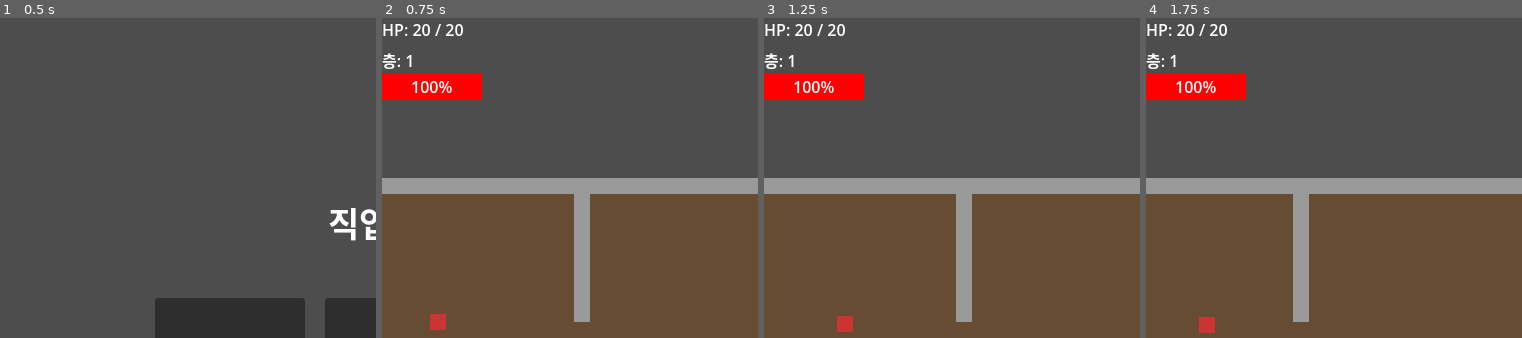
Above: before the commit, frames 1-4 (left to right).
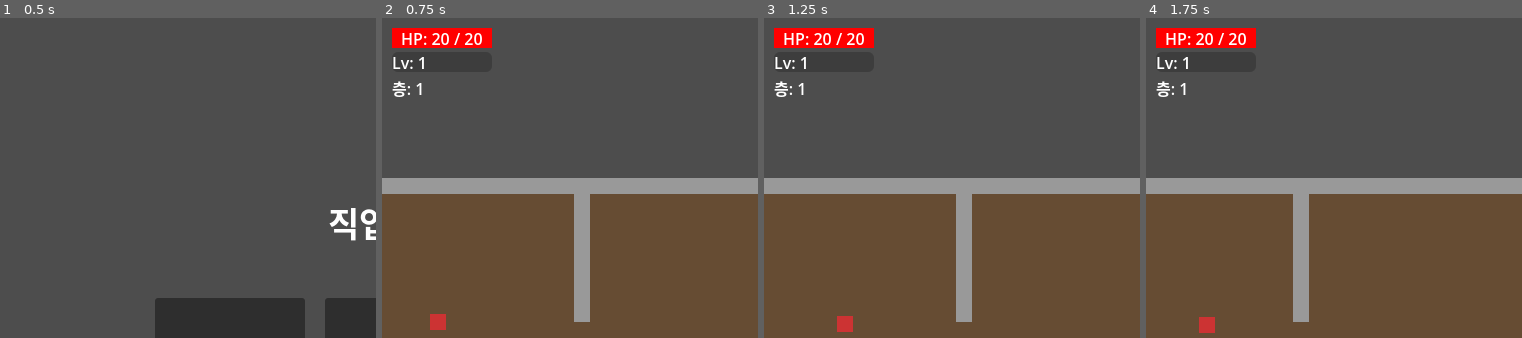
Above: after the commit, the same moments.

Repository: dmdoa12/MiniRouge
Game: Godot game, scene res://scenes/ui/class_select.tscn
Same seed, same stepped clock (60 frames per second), same inputs: the game is played once before the commit and once after it. The engine's default icon, where the game draws it, is replaced by a stand-in: a white triangle on a blue panel in a dark square.
Inputs:
- Up to frame 1 (0.5 s): no input
- Up to frame 2 (0.75 s): click "딜러" at 0.5 s
- Up to frame 3 (1.25 s): no input
- Up to frame 4 (1.75 s): hold Right (ui_right) from 1.28 s (still down); tap Z (attack) at 1.35 s
The pictures show only the part of the screen within x 0-50%, y 0-50%; the shares and areas given below are measured in that part.

Frame 1 is identical in both runs. In frame 2, 4.3% of the frame differs, in the area x 0-30%, y 1-26%; in frame 3, 4.3%; in frame 4, 4.3%.

Commit message:
경험치/레벨 시스템 구현 (적 처치 → XP → 레벨업 → 스탯 성장)
- LevelSystem 클래스: XP 누적, 레벨업 판정(while 루프), leveled_up 시그널
- 적 xp_reward 추가, 플레이어가 kill_enemy에서 XP 획득
- 레벨업 시 max_hp/attack 성장 (HP 희소성 위해 풀회복 X)
- HUD: StatusPanel(VBox)로 상태정보 정리, 바 안 텍스트, XP 바 트윈

Co-Authored-By: Claude Opus 4.8 <noreply@anthropic.com>

Diff:
--- a/scenes/ui/hud.tscn
+++ b/scenes/ui/hud.tscn
@@ -9,14 +9,46 @@
 [node name="HUD" type="CanvasLayer" unique_id=1110014038]
 script = ExtResource("1_0mwgc")
 
-[node name="HPLabel" type="Label" parent="." unique_id=714417831]
-offset_right = 40.0
-offset_bottom = 23.0
+[node name="StatusPanel" type="VBoxContainer" parent="." unique_id=1447122641]
+offset_left = 10.0
+offset_top = 10.0
+offset_right = 50.0
+offset_bottom = 72.0
 
-[node name="FloorLabel" type="Label" parent="." unique_id=712111944]
-offset_top = 30.0
-offset_right = 40.0
-offset_bottom = 53.0
+[node name="HPBar" type="ProgressBar" parent="StatusPanel" unique_id=1289735096]
+custom_minimum_size = Vector2(100, 20)
+layout_mode = 2
+theme_override_colors/font_color = Color(1, 1, 1, 1)
+theme_override_styles/fill = SubResource("StyleBoxFlat_0mwgc")
+max_value = 30.0
+value = 30.0
+show_percentage = false
+
+[node name="HPLabel" type="Label" parent="StatusPanel/HPBar" unique_id=714417831]
+layout_mode = 1
+anchors_preset = 15
+anchor_right = 1.0
+anchor_bottom = 1.0
+grow_horizontal = 2
+grow_vertical = 2
+horizontal_alignment = 1
+vertical_alignment = 1
+
+[node name="XPBar" type="ProgressBar" parent="StatusPanel" unique_id=686231855]
+custom_minimum_size = Vector2(100, 20)
+layout_mode = 2
+show_percentage = false
+
+[node name="LevelLabel" type="Label" parent="StatusPanel/XPBar" unique_id=2008902876]
+layout_mode = 1
+anchors_preset = 15
+anchor_right = 1.0
+anchor_bottom = 1.0
+grow_horizontal = 2
+grow_vertical = 2
+
+[node name="FloorLabel" type="Label" parent="StatusPanel" unique_id=712111944]
+layout_mode = 2
 
 [node name="MiniMap" type="Control" parent="." unique_id=200323796]
 layout_mode = 3
@@ -26,15 +58,6 @@
 offset_left = -100.0
 offset_bottom = 100.0
 grow_horizontal = 0
-
-[node name="HPBar" type="ProgressBar" parent="." unique_id=1289735096]
-offset_top = 55.0
-offset_right = 100.0
-offset_bottom = 82.0
-theme_override_colors/font_color = Color(1, 1, 1, 1)
-theme_override_styles/fill = SubResource("StyleBoxFlat_0mwgc")
-max_value = 30.0
-value = 30.0
 
 [node name="SkillSlots" type="HBoxContainer" parent="." unique_id=31961182]
 anchors_preset = 7
--- a/scripts/entities/enemy.gd
+++ b/scripts/entities/enemy.gd
@@ -2,6 +2,7 @@
 
 const SPEED = 50.0
 var stats := StatSystem.new(10, 3, 1)
+var xp_reward := 2
 var attack_cooldown := 0.0
 var attack_rate := 1.0
 var knockback_velocity := Vector2.ZERO
--- a/scripts/entities/player.gd
+++ b/scripts/entities/player.gd
@@ -3,6 +3,7 @@
 const SPEED = 100.0
 
 var stats: StatSystem
+var level_system: LevelSystem
 var attack_cooldown := 0.0
 var attack_rate = 1.0
 var facing := Vector2.RIGHT
@@ -33,6 +34,8 @@
 		"healer":
 			stats = StatSystem.new(30, 5, 2)
 
+	level_system = LevelSystem.new()
+	level_system.leveled_up.connect(_on_level_up)
 
 func _physics_process(delta: float) -> void:
 	var direction := Vector2.ZERO
@@ -60,6 +63,8 @@
 				_melee_attack(PI / 6.0, 25.0)
 			"healer":
 				_ranged_attack()
+
+
 
 	if stats.is_dead():
 		get_tree().change_scene_to_file("res://scenes/ui/game_over.tscn")
@@ -90,6 +95,12 @@
 
 	skill.trigger()
 	skill.execute(self)
+
+func _on_level_up(new_level: int) -> void:
+	stats.max_hp += 5
+	stats.hp += 5
+	stats.attack += 1
+	print("레벨업! Lv", new_level, " HP ", stats.hp, "/", stats.max_hp, " ATK ", stats.attack)
 
 func _melee_attack(angle_range: float, attack_range: float) -> void:
 	attack_cooldown = attack_rate
@@ -135,6 +146,8 @@
 	var effect := death_effect_scene.instantiate()
 	get_tree().current_scene.add_child(effect)
 	effect.init(enemy.position)
+	level_system.add_xp(enemy.xp_reward)
+	print("XP +", enemy.xp_reward, " → Lv", level_system.level, " (", level_system.current_xp, "/", level_system.xp_to_next, ")")
 	emit_signal("enemy_killed", enemy)
 	enemy.queue_free()
 
--- /dev/null
+++ b/scripts/systems/level_system.gd
@@ -0,0 +1,24 @@
+class_name LevelSystem
+
+signal leveled_up(new_level: int)
+
+const BASE_XP = 5
+const XP_GROWTH = 5
+
+var level: int = 1
+var current_xp: int = 0
+var xp_to_next: int
+
+func _init() -> void:
+	xp_to_next = _xp_required(level)
+
+func _xp_required(lvl: int) -> int:
+	return BASE_XP + (lvl - 1) * XP_GROWTH
+
+func add_xp(amount: int) -> void:
+	current_xp += amount
+	while current_xp >= xp_to_next:
+		current_xp -= xp_to_next
+		level += 1
+		xp_to_next = _xp_required(level)
+		leveled_up.emit(level)
--- a/scripts/ui/hud.gd
+++ b/scripts/ui/hud.gd
@@ -1,9 +1,11 @@
 extends CanvasLayer
 
-@onready var hp_label = $HPLabel
-@onready var floor_label = $FloorLabel
+@onready var floor_label = $StatusPanel/FloorLabel
+@onready var hp_bar = $StatusPanel/HPBar
+@onready var hp_label = $StatusPanel/HPBar/HPLabel
+@onready var xp_bar = $StatusPanel/XPBar
+@onready var level_label = $StatusPanel/XPBar/LevelLabel
 @onready var mini_map = $MiniMap
-@onready var hp_bar = $HPBar
 @onready var slot_q = $SkillSlots/SlotQ
 @onready var slot_w = $SkillSlots/SlotW
 @onready var slot_e = $SkillSlots/SlotE
@@ -15,6 +17,7 @@
 var player: Node
 var game_map : Node
 var hp_tween: Tween
+var xp_tween: Tween
 
 func init(player_node: Node, game_map_node: Node) -> void:
 	player = player_node
@@ -23,6 +26,7 @@
 func _process(delta: float) -> void:
 	if player:
 		hp_label.text = "HP: %d / %d" % [player.stats.hp, player.stats.max_hp]
+		level_label.text = "Lv: %d" % player.level_system.level
 	if game_map:
 		floor_label.text = "층: %d" % game_map.current_floor
 
@@ -32,6 +36,14 @@
 			hp_tween.kill()
 		hp_tween = create_tween()
 		hp_tween.tween_property(hp_bar, "value", player.stats.hp, 0.3)
+
+	xp_bar.max_value = player.level_system.xp_to_next
+	if xp_bar.value != player.level_system.current_xp:
+		if xp_tween:
+			xp_tween.kill()
+		xp_tween = create_tween()
+		xp_tween.tween_property(xp_bar, "value", player.level_system.current_xp, 0.3)
+
 	update_minimap()
 	_update_skill_slots()
 
Not shown, added: scripts/systems/level_system.gd.uid
